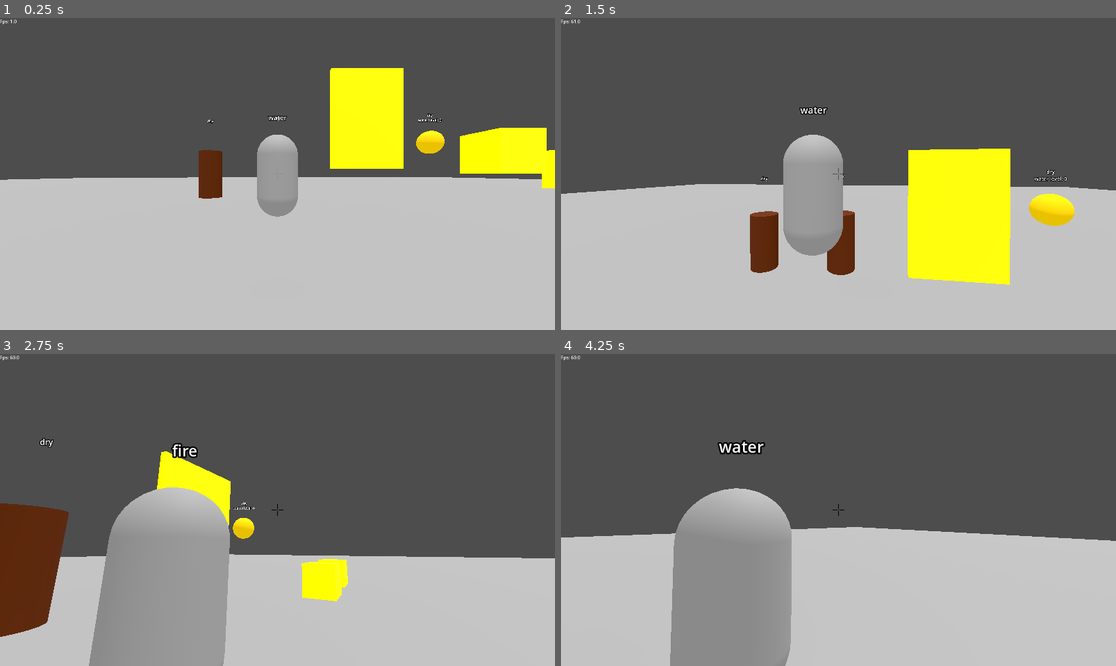
Above: before the commit, frames 1-4 (two rows, left to right).
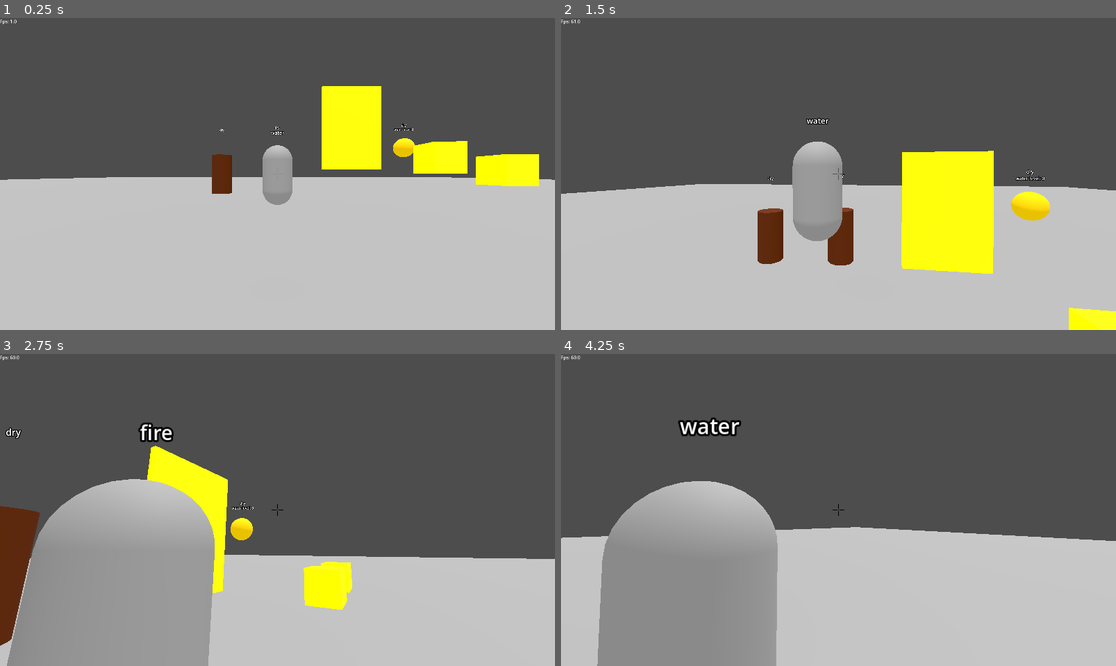
Above: after the commit, the same moments.

Repository: JZxAkuma/FIT2145-Game-Prototype-1
Game: Godot game, scene res://world.tscn
Same seed, same stepped clock (60 frames per second), same inputs: the game is played once before the commit and once after it.
Inputs (mouse positions are in pixels of both pictures, inside the frame that each line leads up to):
- Up to frame 1 (0.25 s): no input
- Up to frame 2 (1.5 s): tap Enter (ui_accept) at 0.5, 0.77 s; move the mouse to (866, 174) at 0.52 s; hold Right mouse button (aim) 0.53-1.28 s; hold Up (ui_up) from 0.53 s (still down); move the mouse to (810, 174) at 1.27 s; right-click (810, 174) at 1.35 s
- Up to frame 3 (2.75 s): keep holding Up (ui_up); tap Enter (ui_accept) at 1.52 s; move the mouse to (288, 503) at 2.02 s; hold Right mouse button (aim) from 2.03 s (still down); tap Mouse wheel down (scroll_down) at 2.1 s
- Up to frame 4 (4.25 s): keep holding Up (ui_up); move the mouse to (832, 516) at 2.77 s; release Right mouse button (aim) at 2.78 s; tap Mouse wheel up (scroll_up) at 2.85 s; tap Enter (ui_accept) at 3.02, 3.77 s; right-click (832, 516) at 3.05 s; move the mouse to (877, 513) at 3.52 s; hold Right mouse button (aim) from 3.53 s (still down); click (877, 513) at 3.6 s

The runs differ from the first frame. In frame 1, 7.0% of the frame differs, in the area x 13-100%, y 16-64%; in frame 2, 5.9%; in frame 3, 12%, in the area x 0-100%, y 22-100%; in frame 4, 9.6%.

Commit message:
Update player.tscn

Diff:
--- a/player.tscn
+++ b/player.tscn
@@ -14,6 +14,8 @@
 [node name="player" type="CharacterBody3D"]
 script = ExtResource("1_4flbx")
 JUMP_VELOCITY = 7.0
+aim_spring_length = 1.5
+default_spring_length = 7.0
 
 [node name="cast point" type="Marker3D" parent="."]
 transform = Transform3D(1, 0, 0, 0, 1, 0, 0, 0, 1, -0.792579, 1.1859, -0.677856)
